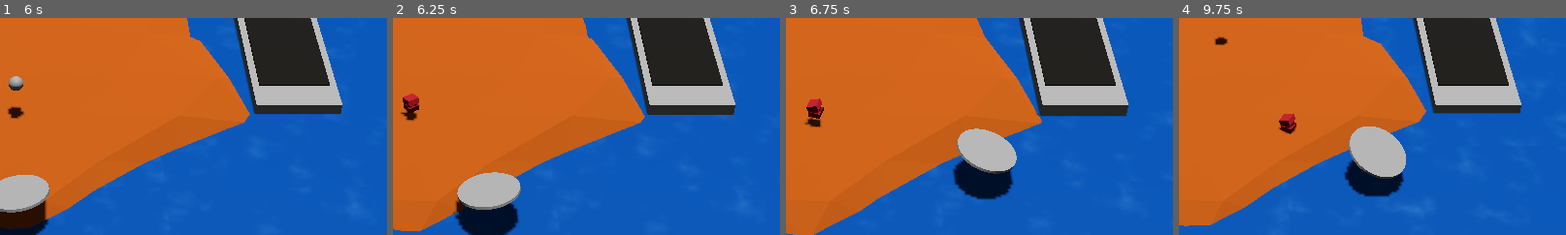
Above: before the commit, frames 1-4 (left to right).
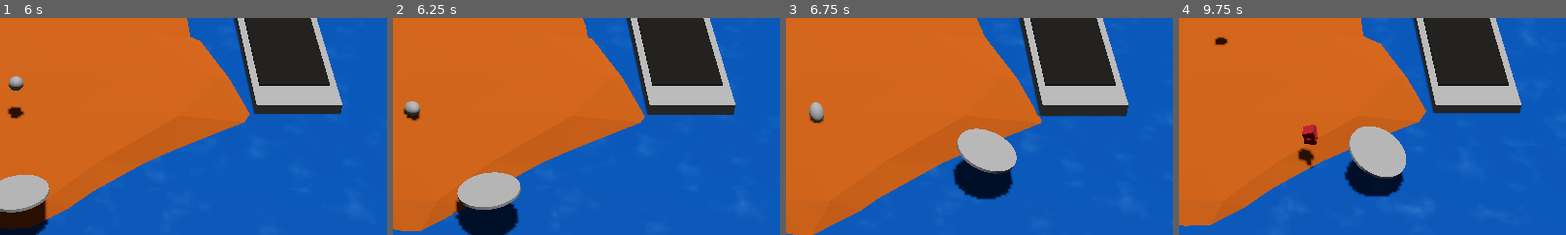
Above: after the commit, the same moments.

Repository: nikolajbaer/ldj56
Game: Godot game, scene res://root.tscn
The game is run twice, just before and just after one commit, with the same random seed, the same clock (stepped at 60 frames per second) and the same inputs.
Inputs (mouse positions are % of the whole screen's width and height, from its top left):
- Up to frame 1 (6 s): move the mouse to (72, 45) at 0.52 s; hold Right (right) 0.53-1.28 s; move the mouse to (30, 55) at 1.27 s; hold Down (down) 1.28-2.03 s; move the mouse to (60, 28) at 2.02 s; hold Right (right) 2.03-2.78 s; move the mouse to (45, 70) at 2.77 s; hold Up (up) 2.78-3.53 s; move the mouse to (80, 65) at 3.52 s; hold Left (left) 3.53-5.03 s; move the mouse to (20, 35) at 4.27 s; move the mouse to (55, 50) at 5.02 s; hold Down (down) 5.03-5.78 s; move the mouse to (35, 25) at 5.77 s; hold Right (right) from 5.78 s (still down)
- Up to frame 2 (6.25 s): keep holding Right (right)
- Up to frame 3 (6.75 s): move the mouse to (72, 45) at 6.52 s; release Right (right) at 6.53 s; hold Up (up) from 6.53 s (still down)
- Up to frame 4 (9.75 s): move the mouse to (30, 55) at 7.27 s; release Up (up) at 7.28 s; hold Right (right) 7.28-8.03 s; move the mouse to (60, 28) at 8.02 s; hold Down (down) 8.03-8.78 s; move the mouse to (45, 70) at 8.77 s; hold Left (left) 8.78-9.53 s; move the mouse to (80, 65) at 9.52 s; hold Up (up) from 9.53 s (still down)
The pictures show only the part of the screen within x 48-98%, y 45-95%; the shares and areas given below are measured in that part.

Frame 1 is identical in both runs. In frame 2, 0.5% of the frame differs, in the area x 2-8%, y 34-48%; in frame 3, 0.5%; in frame 4, 0.9%, in the area x 25-36%, y 44-70%.

Commit message:
add egg timer

Diff:
--- a/boat.gd
+++ b/boat.gd
@@ -6,7 +6,7 @@
 var egg_count = 0
 
 func _on_catch_area_body_entered(body: Node3D) -> void:
-	if body is Egg:
+	if body is Egg and not body.freeze:
 		body.stow()
 		body.reparent(self)
 		body.position = $EggStart.position + Vector3(egg_count%2 * EGG_WIDTH,0,floor(egg_count/6)*EGG_WIDTH)
--- a/boat.tscn
+++ b/boat.tscn
@@ -31,5 +31,6 @@
 shape = SubResource("BoxShape3D_nv88b")
 
 [node name="EggStart" type="Marker3D" parent="."]
+transform = Transform3D(1, 0, 0, 0, 1, 0, 0, 0, 1, -0.438257, 1.21599, 0)
 
 [connection signal="body_entered" from="catch_area" to="." method="_on_catch_area_body_entered"]
--- a/egg.gd
+++ b/egg.gd
@@ -2,9 +2,10 @@
 class_name Egg
 
 signal hit_ground
-
+@onready var timer = $Timer
 const CRACK_SPEED = 6
 var last_vel
+var crack_triggered = false
 # Called when the node enters the scene tree for the first time.
 func _ready() -> void:
 	pass # Replace with function body.
@@ -17,11 +18,15 @@
 func _on_body_entered(body: Node) -> void:
 	print("Egg hit ",body.name," at ",last_vel)
 
-	if body.name == "ground" and last_vel > CRACK_SPEED:
-		var ground_pos = Vector3(position.x,position.y,position.z)
-		hit_ground.emit(ground_pos)
-		self.queue_free()
+	if body.name == "ground" and last_vel > CRACK_SPEED and not crack_triggered:
+		timer.start()
+		crack_triggered = true
 
 func stow():
 	self.freeze = true
 	rotation = Vector3(0,0,0)
+
+func _on_timer_timeout() -> void:
+	var ground_pos = Vector3(position.x,position.y,position.z)
+	hit_ground.emit(ground_pos)
+	self.queue_free()
--- a/egg.tscn
+++ b/egg.tscn
@@ -23,4 +23,9 @@
 [node name="CollisionShape3D" type="CollisionShape3D" parent="."]
 shape = SubResource("CapsuleShape3D_i7fo5")
 
+[node name="Timer" type="Timer" parent="."]
+wait_time = 3.0
+one_shot = true
+
 [connection signal="body_entered" from="." to="." method="_on_body_entered"]
+[connection signal="timeout" from="Timer" to="." method="_on_timer_timeout"]
